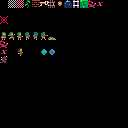
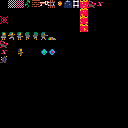
Layer changes from the first 128×128 image to the second:
added layer "lava copy 3" above "lava copy 2" over (x1=80, y1=10, x2=88, y2=32)
added layer "lava copy 2" above "lava copy" over (x1=80, y1=16, x2=88, y2=24)
added layer "lava copy" above "lava" over (x1=80, y1=8, x2=88, y2=16)
added layer "lava" above "lava_orig" over (x1=80, y1=0, x2=88, y2=8)
renamed "Layer 6" to "sprites", painted on it over (x1=80, y1=0, x2=88, y2=32)
